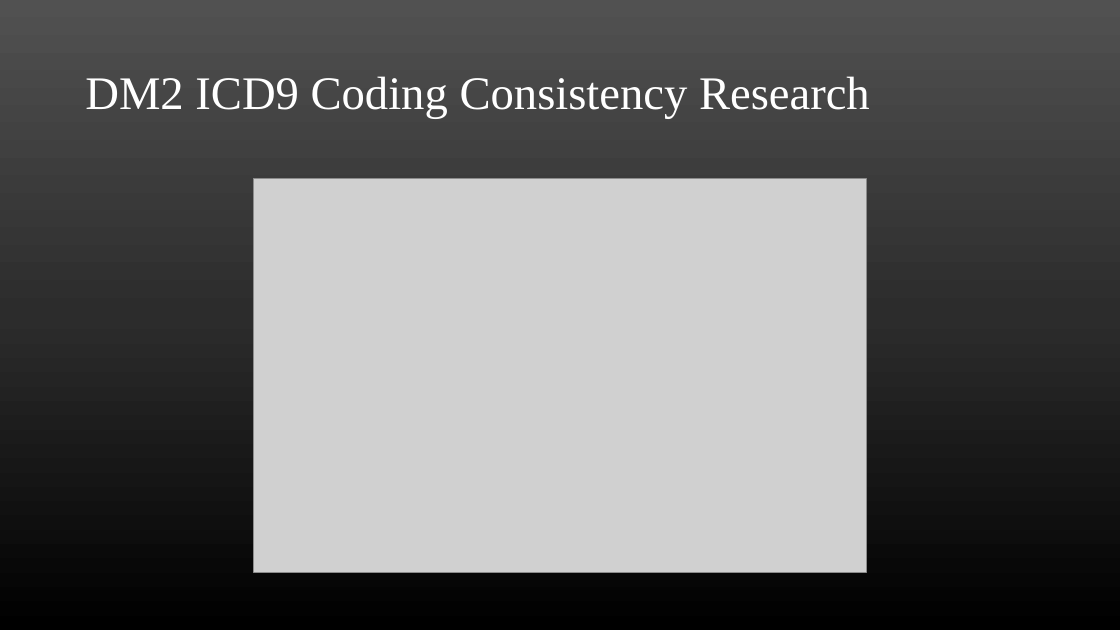
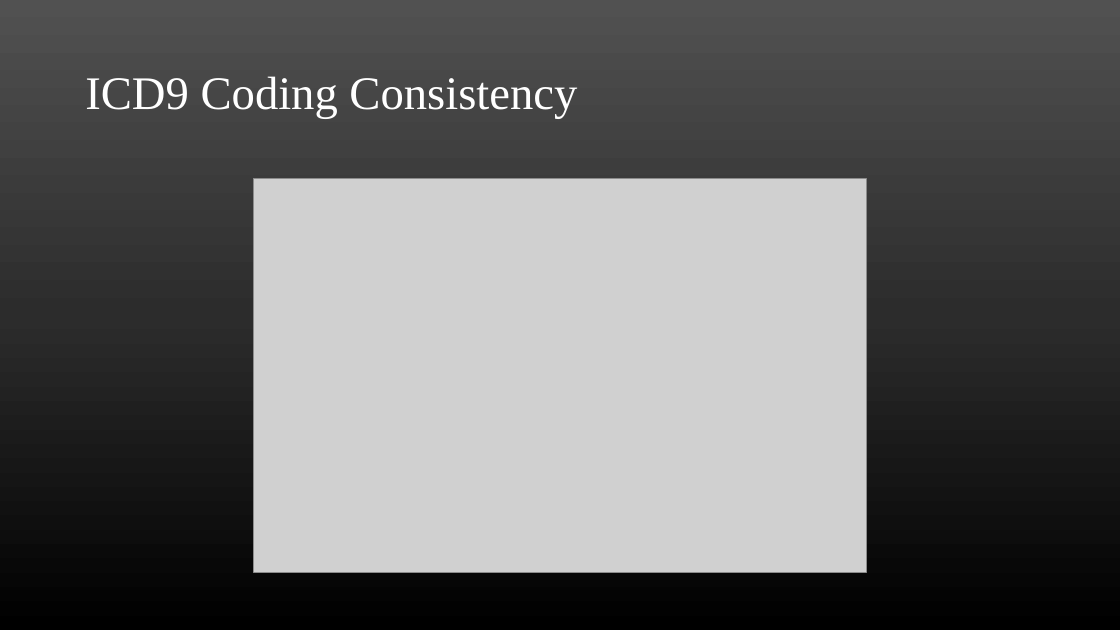
Before and after one commit to imw2/Diabetes-Diagnosis-Prediction, a slide deck: slide 6 of Presentation/FinalPresentation.pptx (slide 11 before the commit). Drawn at 1120x630 pixels with LibreOffice and Linux fonts; fonts in the diff are those of the drawing; grey boxes stand for pictures. Boxes give left, top, right and bottom in pixels: in the first picture for what was removed or moved away, otherwise in the second. Text is boxed around its words. In the diff, an @@ line names an element or a change of style, - is before the commit and + after.

```diff
--- a/Presentation/FinalPresentation.pptx
+++ b/Presentation/FinalPresentation.pptx
@@ title at bbox=[85, 76, 577, 119]: text changed @@
-DM2 ICD9 Coding Consistency Research
+ICD9 Coding Consistency
```
Also in this commit, not shown: 8 other slides changed, 2 slides added.
